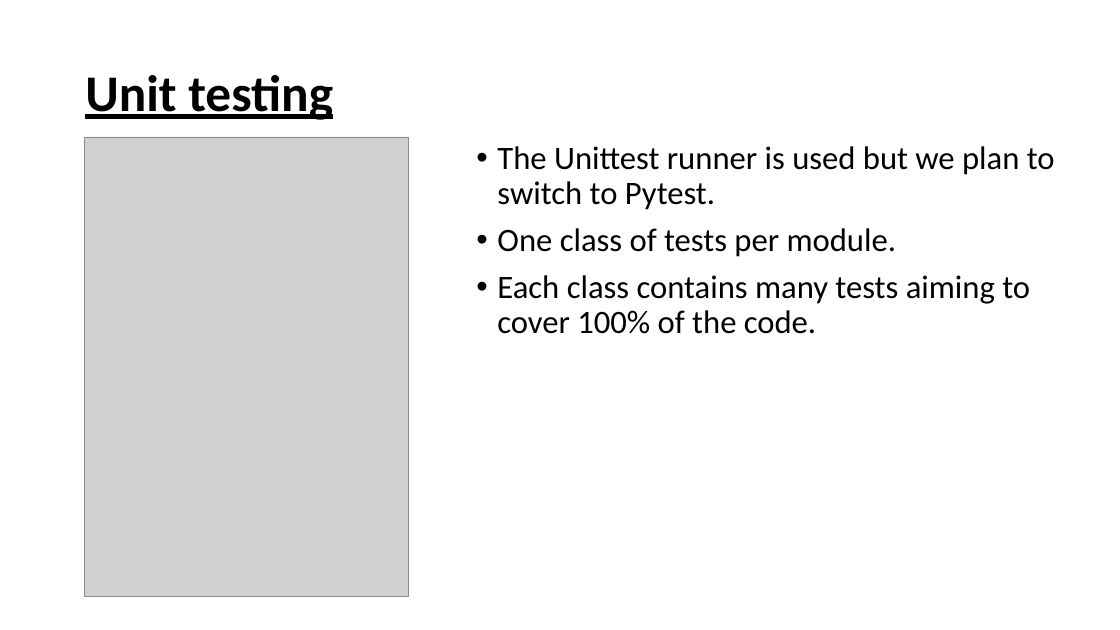
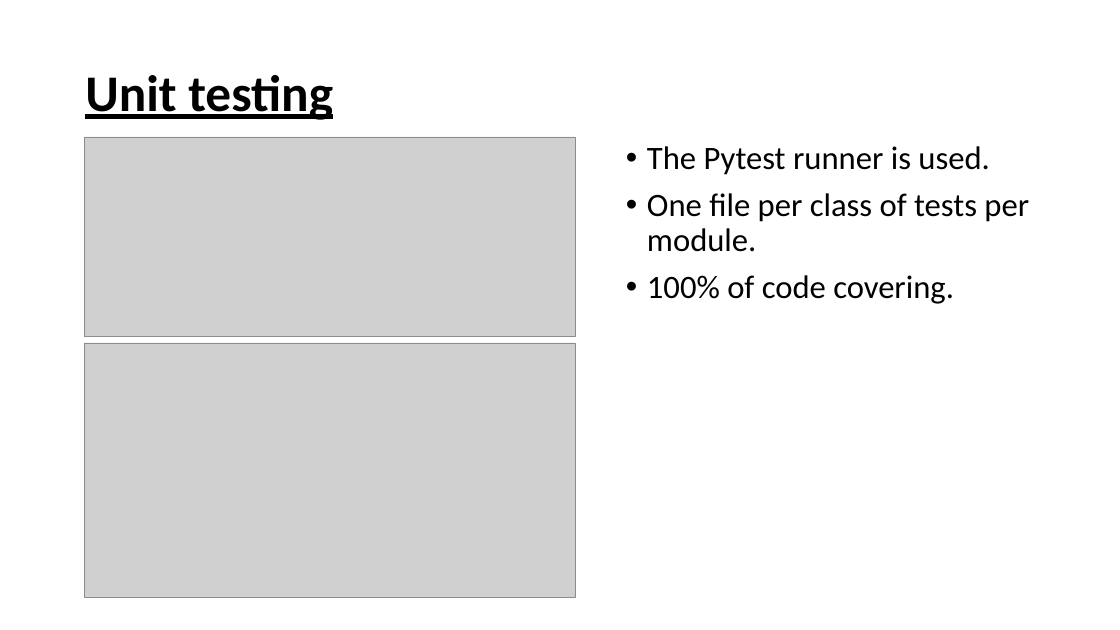
Before and after one commit to gatrikh/project_m05, a slide deck: slide 7 of presentation/presentation.pptx (slide 6 before the commit). Drawn at 1120x630 pixels with LibreOffice and Linux fonts; fonts in the diff are those of the drawing; grey boxes stand for pictures. Boxes give left, top, right and bottom in pixels: in the first picture for what was removed or moved away, otherwise in the second. Text is boxed around its words. In the diff, an @@ line names an element or a change of style, - is before the commit and + after.

```diff
--- a/presentation/presentation.pptx
+++ b/presentation/presentation.pptx
@@ picture added at [84, 137, 575, 337] @@
@@ picture removed at [85, 137, 409, 597] @@
@@ text at [647, 146, 1029, 304]: text changed @@
-• The Unittest runner is used but we plan to switch to Pytest.
-• One class of tests per module.
-• Each class contains many tests aiming to cover 100% of the code.
+• The Pytest runner is used.
+• One file per class of tests per module.
+• 100% of code covering.
@@ picture added at [84, 343, 575, 597] @@
```
Also in this commit, not shown: 2 other slides changed, 5 slides added, 1 slide removed, 2 other files.
